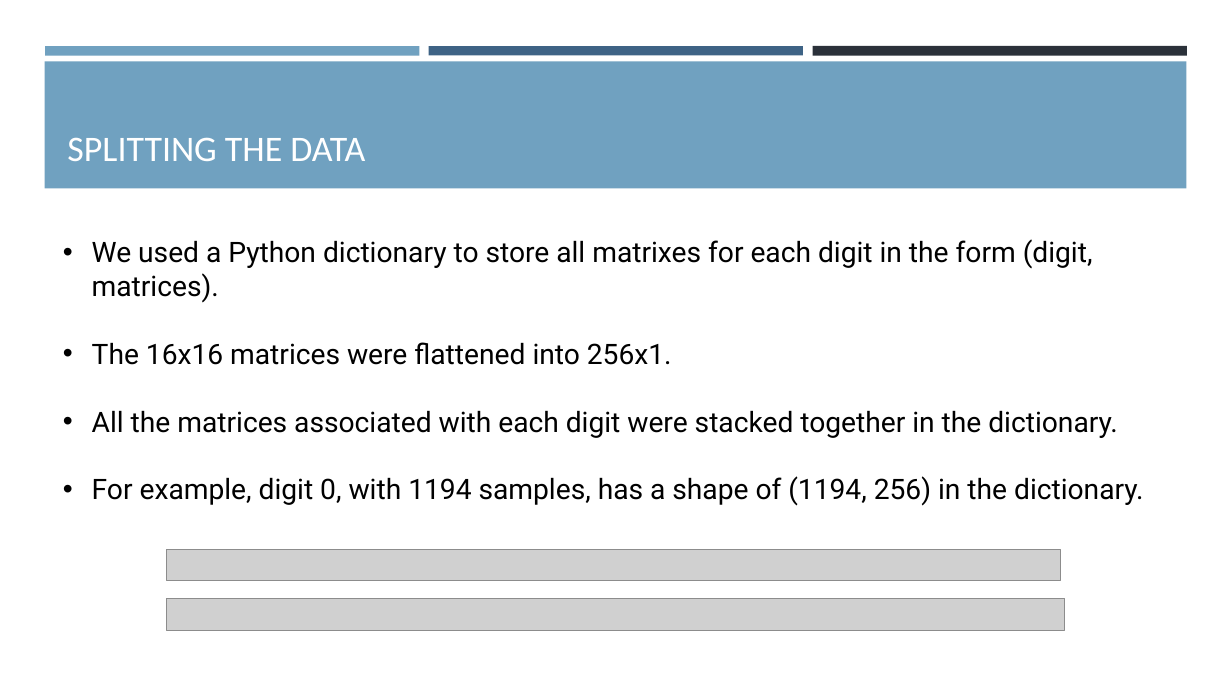
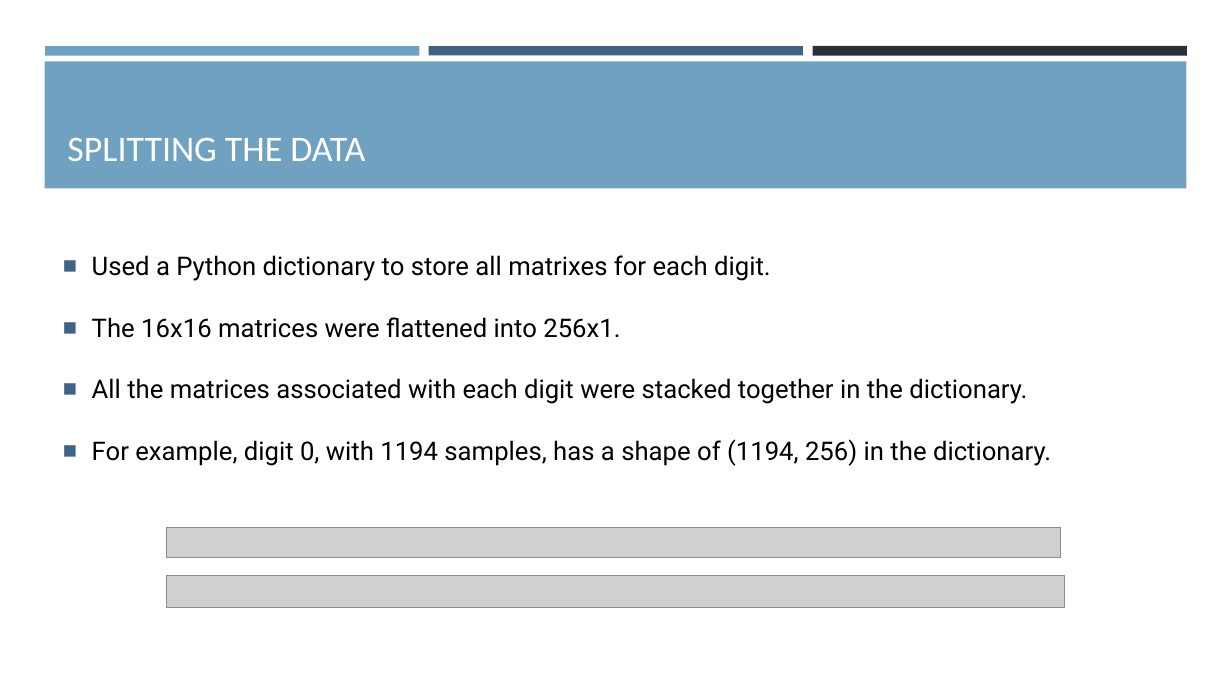
Before and after one commit to justinrnichols/Digit_Recognition, a slide deck: slide 5 of Reports/SVDPowerpoint.pptx. Drawn at 1232x693 pixels with LibreOffice and Linux fonts; fonts in the diff are those of the drawing; grey boxes stand for pictures. Boxes give left, top, right and bottom in pixels: in the first picture for what was removed or moved away, otherwise in the second. Text is boxed around its words. In the diff, an @@ line names an element or a change of style, - is before the commit and + after.

```diff
--- a/Reports/SVDPowerpoint.pptx
+++ b/Reports/SVDPowerpoint.pptx
@@ text at (x1=92, y1=255, x2=771, y2=281): text changed; size 22 to 20 pt @@
-• We used a Python dictionary to store all matrixes for each digit in the form (digit, matrices).
+■ Used a Python dictionary to store all matrixes for each digit.
@@ text at (x1=92, y1=317, x2=1051, y2=466): size 22 to 20 pt in "The 16x16 matrices were flattened into 256x1.", "All the matrices associated with each digit ...", "For example, digit 0, with 1194 samples, ..."; bullet • to ■; line spacing 1 to 1.5; more space between paragraphs @@
@@ picture moved from (x1=166, y1=550, x2=1061, y2=580) to (x1=166, y1=527, x2=1061, y2=557) @@
@@ picture moved from (x1=166, y1=598, x2=1065, y2=630) to (x1=166, y1=576, x2=1065, y2=608) @@
```
Also in this commit, not shown: 15 other slides changed, 2 slides added, 1 other file.
